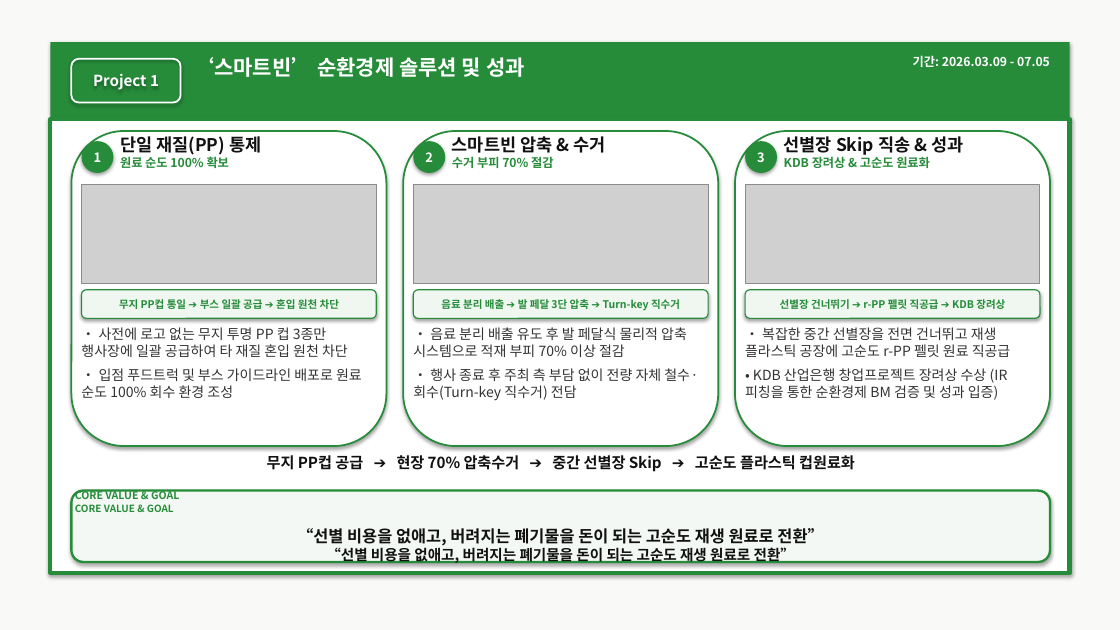
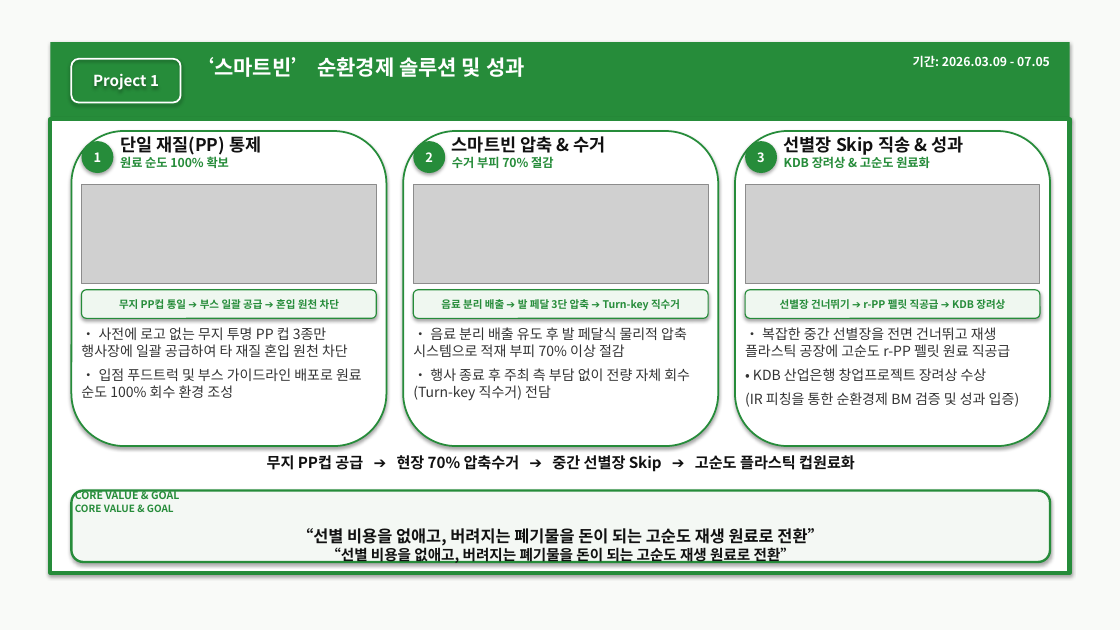
Before and after one commit to wkdtkdrbs11/test1-2026.11.10-, a slide deck: slide 5 of 마케터_장상균_포트폴리오.pptx. Drawn at 1120x630 pixels with LibreOffice and Linux fonts; fonts in the diff are those of the drawing; grey boxes stand for pictures. Boxes give left, top, right and bottom in pixels: in the first picture for what was removed or moved away, otherwise in the second. Text is boxed around its words. In the diff, an @@ line names an element or a change of style, - is before the commit and + after.

Commit message:
Slide 5: 장려상 수상 괄호 줄바꿈 정렬 및 2열 '철수' 단어 삭제

```diff
--- a/마케터_장상균_포트폴리오.pptx
+++ b/마케터_장상균_포트폴리오.pptx
@@ text "• 복잡한 중간 선별장을 전면 ..." rewrapped from bbox=[745, 327, 1011, 400] to bbox=[745, 327, 1020, 407] @@
@@ text at bbox=[413, 368, 690, 401]: text changed @@
-• 행사 종료 후 주최 측 부담 없이 전량 자체 철수·회수(Turn-key 직수거) 전담
+• 행사 종료 후 주최 측 부담 없이 전량 자체 회수(Turn-key 직수거) 전담
```
Also in this commit, not shown: 3 other files.
